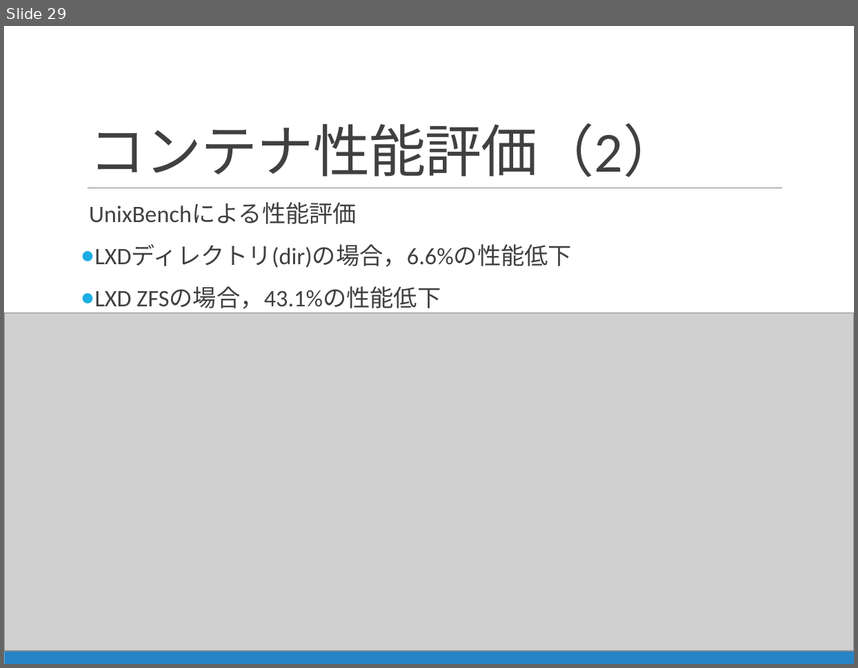
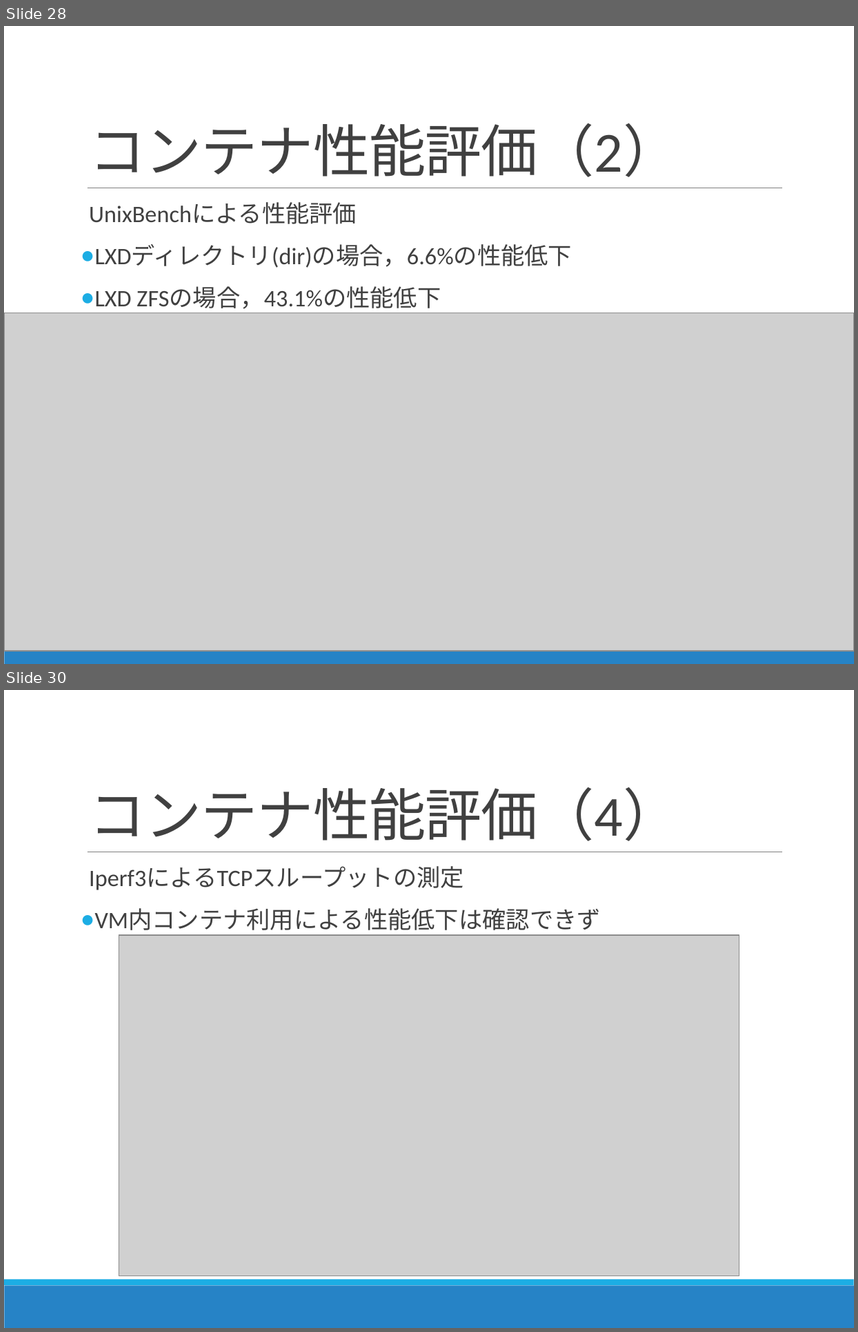
Before and after one commit to Kota0823/Document, a slide deck: 輪講2019-1_鈴木洸太.pptx. Shown one above the other, each under a label of ours: slide 29 before the commit, slides 28 and 30 after it; the slides between them are not shown. The pictures are 858x668 and 858x1332 pixels, drawn with LibreOffice and Linux fonts; fonts in the diff are those of the drawing; grey boxes stand for pictures. Boxes give left, top, right and bottom in pixels: in the first picture for what was removed or moved away, otherwise in the second. Text is boxed around its words. In the diff, an @@ line names an element or a change of style, - is before the commit and + after.

```diff
--- a/輪講2019-1_鈴木洸太.pptx
+++ b/輪講2019-1_鈴木洸太.pptx
@@ slide 30 added at [4, 690, 854, 1328], background #FFFFFF; not listed: 3 template elements that a slide beside it also shows @@
@@ title added at [89, 787, 680, 841], 48 pt, text #404040 @@
+コンテナ性能評価（4）
@@ text added at [89, 867, 601, 930], 20 pt, text #404040 @@
+  Iperf3によるTCPスループットの測定
+● VM内コンテナ利用による性能低下は確認できず
@@ picture added at [119, 935, 738, 1276] @@
@@ what was slide 29 is now slide 28 @@
```
Also in this commit, not shown: 2 slides changed, 1 other slide added.
